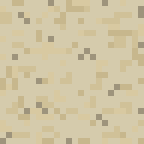
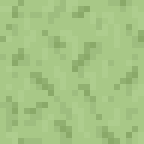
Revision of a layered 144 × 144 image; what changed, layer by layer:
removed group "Layer Group" (5 layers) over (0, 0, 144, 144)
removed layer "Lag 3" from group "Layer Group" over (0, 6, 144, 138)
removed layer "Lag 5" from group "Layer Group" over (0, 0, 144, 144)
removed layer "Lag 6" from group "Layer Group" over (0, 0, 144, 144)
removed layer "Lag 7" from group "Layer Group" over (0, 0, 144, 144)
removed layer "Lag 2" from group "Layer Group" over (0, 0, 144, 144)
added layer "Lag 1" above "Lag 0" over (0, 0, 144, 144)
